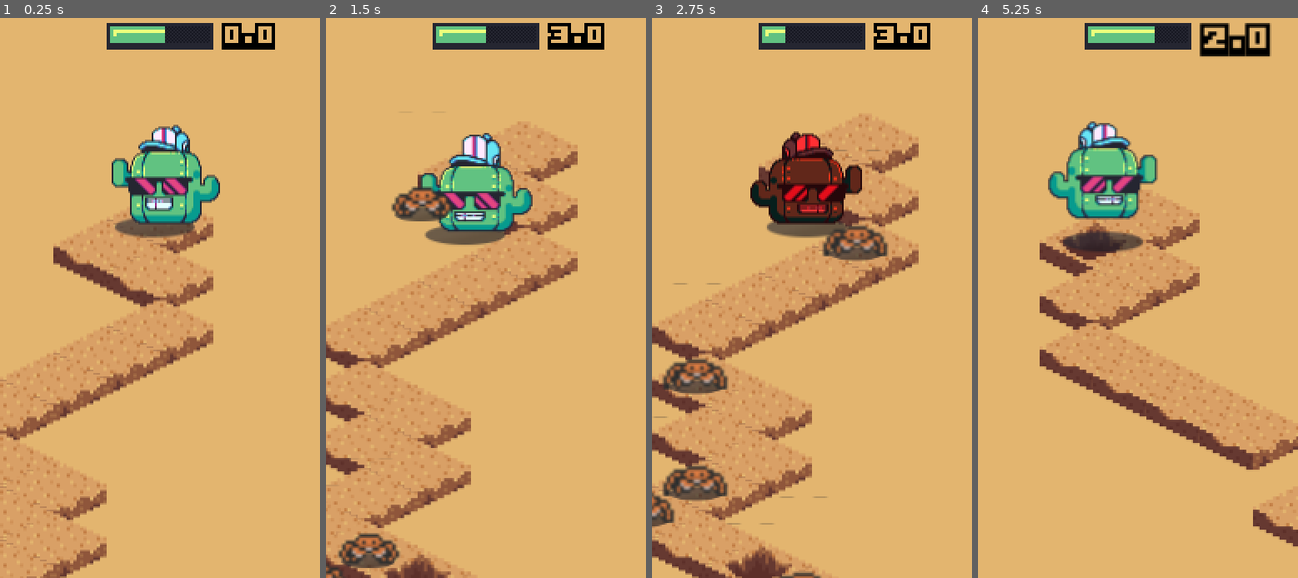
Above: before the commit, frames 1-4 (left to right).
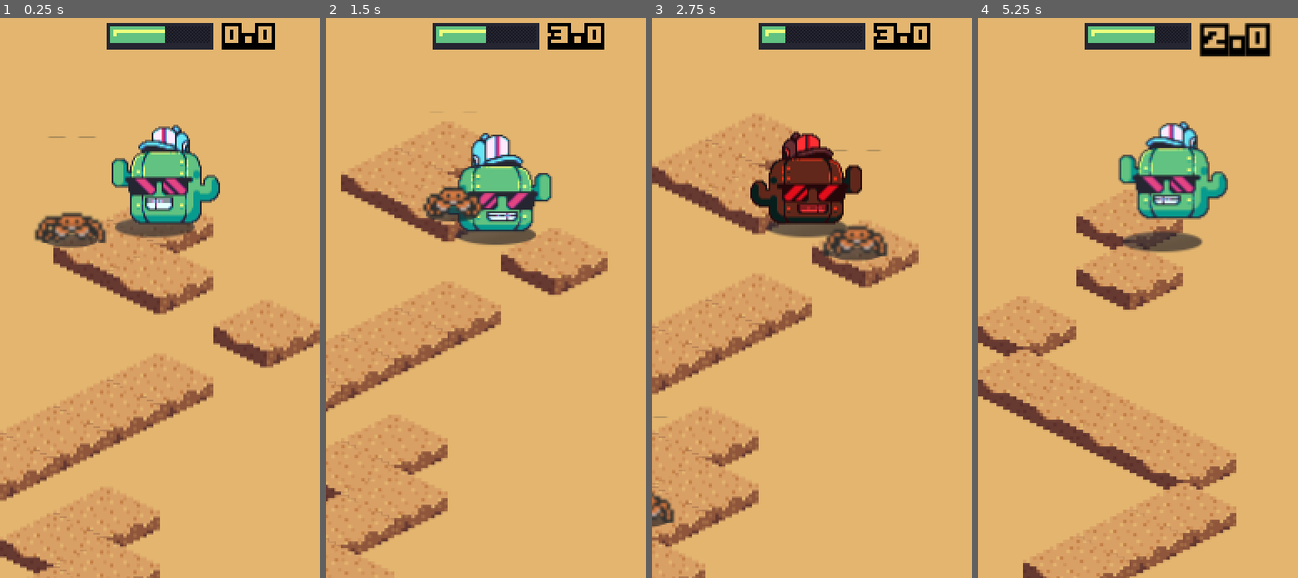
Above: after the commit, the same moments.

Repository: lzubiaur/godot-workshop
Game: Godot game, scene res://scenes/Game.tscn
The game is run twice, just before and just after one commit, with the same random seed, the same clock (stepped at 60 frames per second) and the same inputs.
Inputs:
- Up to frame 1 (0.25 s): no input
- Up to frame 2 (1.5 s): tap D (Dash) at 0.6, 1.35 s; tap A (Jump) at 0.77 s
- Up to frame 3 (2.75 s): tap A (Jump) at 1.52 s; tap D (Dash) at 2.1 s
- Up to frame 4 (5.25 s): tap D (Dash) every 0.75 s from 2.85 to 5.1 s; tap A (Jump) at 3.02, 3.77, 4.52 s

The runs differ from the first frame. In frame 1, 10% of the frame differs, in the area x 0-100%, y 21-100%; in frame 2, 17%; in frame 3, 12%; in frame 4, 21%, in the area x 0-100%, y 18-100%.

Commit message:
Remove Hole tile type

Diff:
--- a/scripts/Game.gd
+++ b/scripts/Game.gd
@@ -58,8 +58,6 @@
 			return Vector2i(-1, -1)
 		tiles_gen.TileType.Ground:
 			return Vector2i(0, 0)
-		tiles_gen.TileType.Hole:
-			return Vector2i(3, 0)
 
 func atlas_coords_to_tile_type(coords: Vector2i):
 	match coords:
@@ -67,8 +65,6 @@
 			return tiles_gen.TileType.Empty
 		Vector2i(0, 0):
 			return tiles_gen.TileType.Ground
-		Vector2i(3, 0):
-			return tiles_gen.TileType.Hole
 
 func set_player_look_at(point):
 	player.player_look_at(Math.to_iso(point))
@@ -149,7 +145,7 @@
 func check_player_position_on_map(position):
 	var coords = tileMap.get_cell_atlas_coords(0, position)
 	var tile = self.atlas_coords_to_tile_type(coords)
-	if tile == tiles_gen.TileType.Empty or tile == tiles_gen.TileType.Hole:
+	if tile == tiles_gen.TileType.Empty:
 		game_over()
 
 func _on_moving_along_path_finished(destination):
--- a/scripts/TilesGenerator.gd
+++ b/scripts/TilesGenerator.gd
@@ -4,7 +4,7 @@
 signal new_tile
 signal spawn_enemy
 
-enum TileType { Empty = -1, Ground = 0, Hole = 1 }
+enum TileType { Empty = -1, Ground = 0 }
 const MAX_POOL_SIZE = 20
 
 var pool = []
@@ -33,8 +33,8 @@
 		emit_signal("spawn_enemy", position)
 
 func generate_next_tile_type(_pos, prevType):
-	if prevType != TileType.Hole and prevType != TileType.Empty and roll_dice(0.6):
-		return choose(0.7, TileType.Hole, TileType.Empty)
+	if prevType != TileType.Empty and roll_dice(0.6):
+		return TileType.Empty
 	else:
 		return TileType.Ground
 
